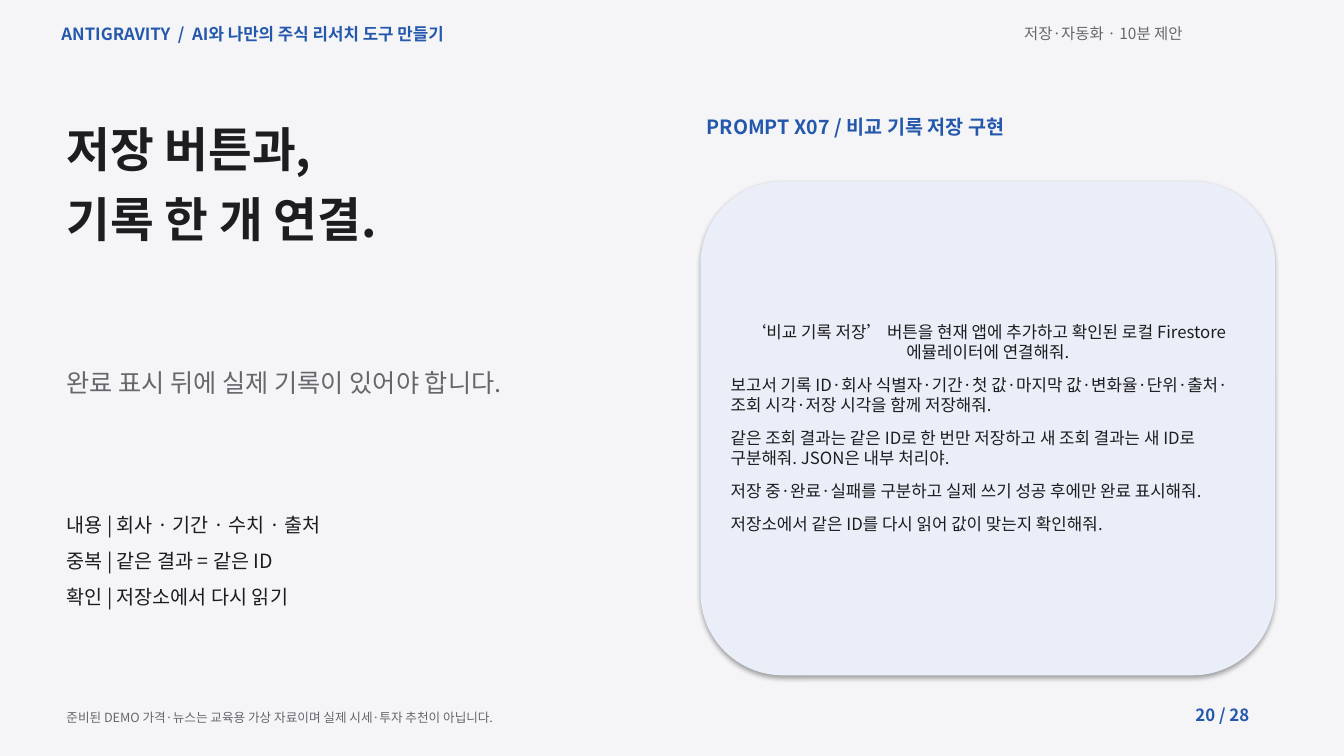
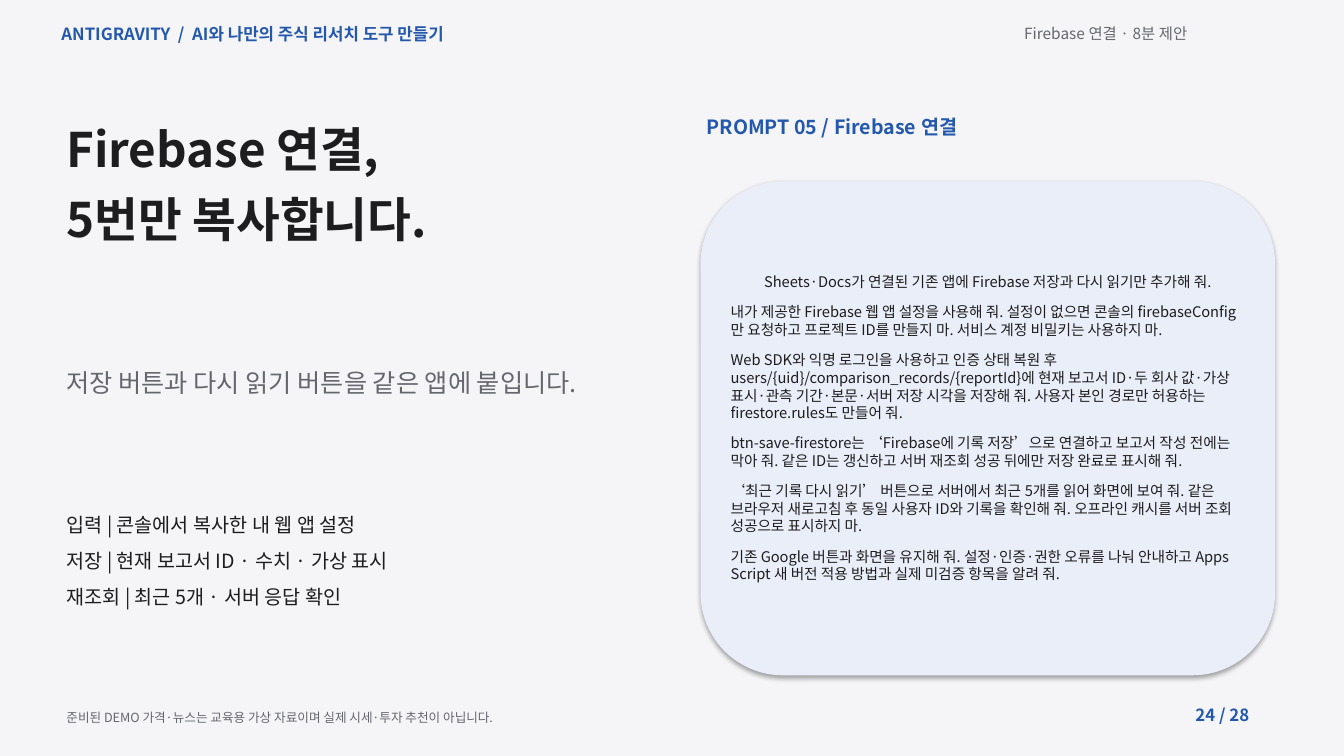
Before and after one commit to elect94/reportsol, a slide deck: slide 24 of materials/lecture.pptx (slide 20 before the commit). Drawn at 1344x756 pixels with LibreOffice and Linux fonts; fonts in the diff are those of the drawing. Boxes give left, top, right and bottom in pixels: in the first picture for what was removed or moved away, otherwise in the second. Text is boxed around its words. In the diff, an @@ line names an element or a change of style, - is before the commit and + after.

```diff
--- a/materials/lecture.pptx
+++ b/materials/lecture.pptx
@@ text at [1024, 26, 1187, 40]: text changed @@
-저장·자동화 · 10분 제안
+Firebase 연결 · 8분 제안
@@ text at [707, 117, 957, 136]: text changed @@
-PROMPT X07 / 비교 기록 저장 구현
+PROMPT 05 / Firebase 연결
@@ text at [66, 127, 427, 242]: text changed @@
-저장 버튼과,
-기록 한 개 연결.
+Firebase 연결,
+5번만 복사합니다.
@@ text in rounded rectangle at [731, 275, 1232, 583]: text changed; size 12 to 10.5 pt @@
-‘비교 기록 저장’ 버튼을 현재 앱에 추가하고 확인된 로컬 Firestore 에뮬레이터에 연결해줘.
-보고서 기록 ID·회사 식별자·기간·첫 값·마지막 값·변화율·단위·출처·조회 시각·저장 시각을 함께 저장해줘.
-같은 조회 결과는 같은 ID로 한 번만 저장하고 새 조회 결과는 새 ID로 구분해줘. JSON은 내부 처리야.
-저장 중·완료·실패를 구분하고 실제 쓰기 성공 후에만 완료 표시해줘.
-저장소에서 같은 ID를 다시 읽어 값이 맞는지 확인해줘.
+Sheets·Docs가 연결된 기존 앱에 Firebase 저장과 다시 읽기만 추가해 줘.
+내가 제공한 Firebase 웹 앱 설정을 사용해 줘. 설정이 없으면 콘솔의 firebaseConfig만 요청하고 프로젝트 ID를 만들지 마. 서비스 계정 비밀키는 사용하지 마.
+Web SDK와 익명 로그인을 사용하고 인증 상태 복원 후 users/{uid}/comparison_records/{reportId}에 현재 보고서 ID·두 회사 값·가상 표시·관측 기간·본문·서버 저장 시각을 저장해 줘. 사용자 본인 경로만 허용하는 firestore.rules도 만들어 줘.
+btn-save-firestore는 ‘Firebase에 기록 저장’으로 연결하고 보고서 작성 전에는 막아 줘. 같은 ID는 갱신하고 서버 재조회 성공 뒤에만 저장 완료로 표시해 줘.
+‘최근 기록 다시 읽기’ 버튼으로 서버에서 최근 5개를 읽어 화면에 보여 줘. 같은 브라우저 새로고침 후 동일 사용자 ID와 기록을 확인해 줘. 오프라인 캐시를 서버 조회 성공으로 표시하지 마.
+기존 Google 버튼과 화면을 유지해 줘. 설정·인증·권한 오류를 나눠 안내하고 Apps Script 새 버전 적용 방법과 실제 미검증 항목을 알려 줘.
@@ text at [66, 371, 577, 394]: text changed @@
-완료 표시 뒤에 실제 기록이 있어야 합니다.
+저장 버튼과 다시 읽기 버튼을 같은 앱에 붙입니다.
@@ text at [66, 515, 388, 606]: text changed @@
-내용 | 회사 · 기간 · 수치 · 출처
-중복 | 같은 결과 = 같은 ID
-확인 | 저장소에서 다시 읽기
+입력 | 콘솔에서 복사한 내 웹 앱 설정
+저장 | 현재 보고서 ID · 수치 · 가상 표시
+재조회 | 최근 5개 · 서버 응답 확인
@@ text at [1195, 708, 1249, 721]: text changed @@
-20 / 28
+24 / 28
```
Also in this commit, not shown: 21 other slides changed, 1 slide added, 1 slide removed, 24 other files.
